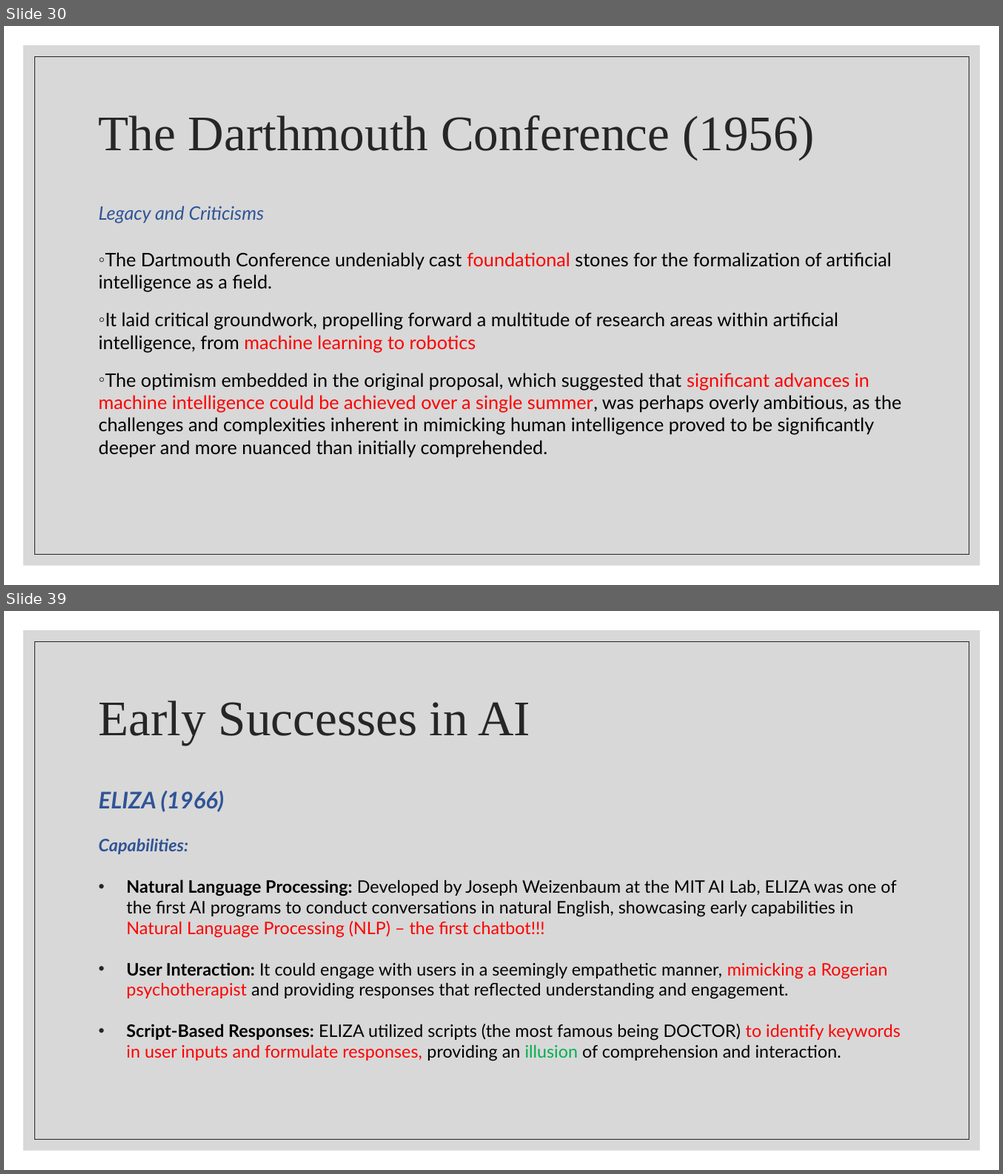
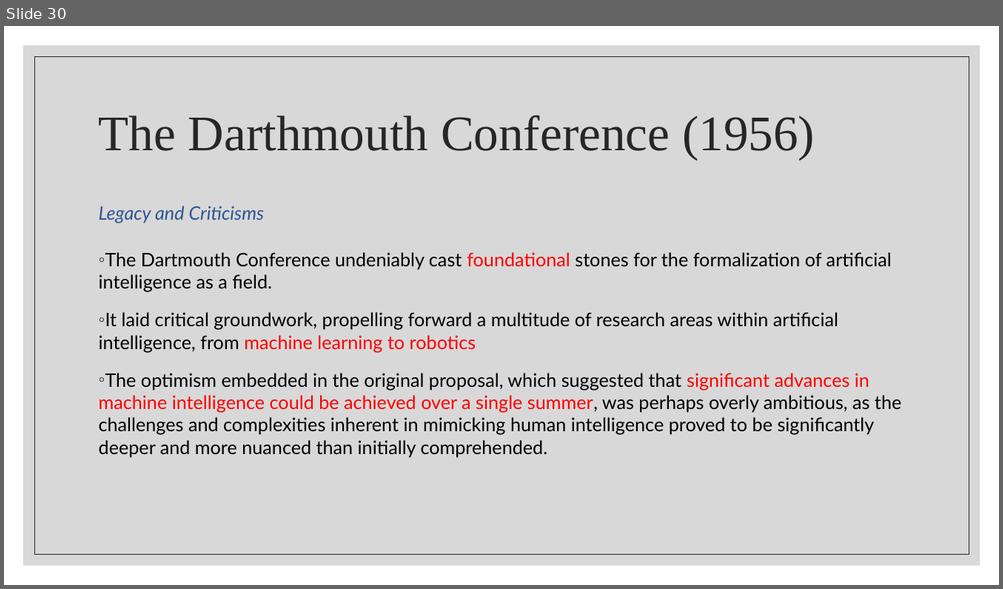
Before and after one commit to wutmeownow/phys441, a slide deck: JupyterNotebooks/LLS/Lecture3.pptx. Shown one above the other, each under a label of ours: slides 30 and 39 before the commit, slide 30 after it; the slides between them are not shown. The pictures are 1003x1174 and 1003x589 pixels, drawn with LibreOffice and Linux fonts; fonts in the diff are those of the drawing. Boxes give left, top, right and bottom in pixels: in the first picture for what was removed or moved away, otherwise in the second. Text is boxed around its words. In the diff, an @@ line names an element or a change of style, - is before the commit and + after.

```diff
--- a/JupyterNotebooks/LLS/Lecture3.pptx
+++ b/JupyterNotebooks/LLS/Lecture3.pptx
@@ slide 39 removed at (x1=4, y1=611, x2=999, y2=1170), background #FFFFFF; not listed: 2 template elements that a slide beside it also shows @@
@@ title removed at (x1=99, y1=701, x2=530, y2=744) @@
-Early Successes in AI
@@ text removed at (x1=99, y1=791, x2=900, y2=1062) @@
-ELIZA (1966)
-Capabilities:
-• Natural Language Processing: Developed by Joseph Weizenbaum at the MIT AI Lab, ELIZA was one of the first AI programs to conduct conversations in natural English, showcasing early capabilities in Natural Language Processing (NLP) – the first chatbot!!!
-• User Interaction: It could engage with users in a seemingly empathetic manner, mimicking a Rogerian psychotherapist and providing responses that reflected understanding and engagement.
-• Script-Based Responses: ELIZA utilized scripts (the most famous being DOCTOR) to identify keywords in user inputs and formulate responses, providing an illusion of comprehension and interaction.
```
Also in this commit, not shown: 12 other slides removed, 2 other files.
